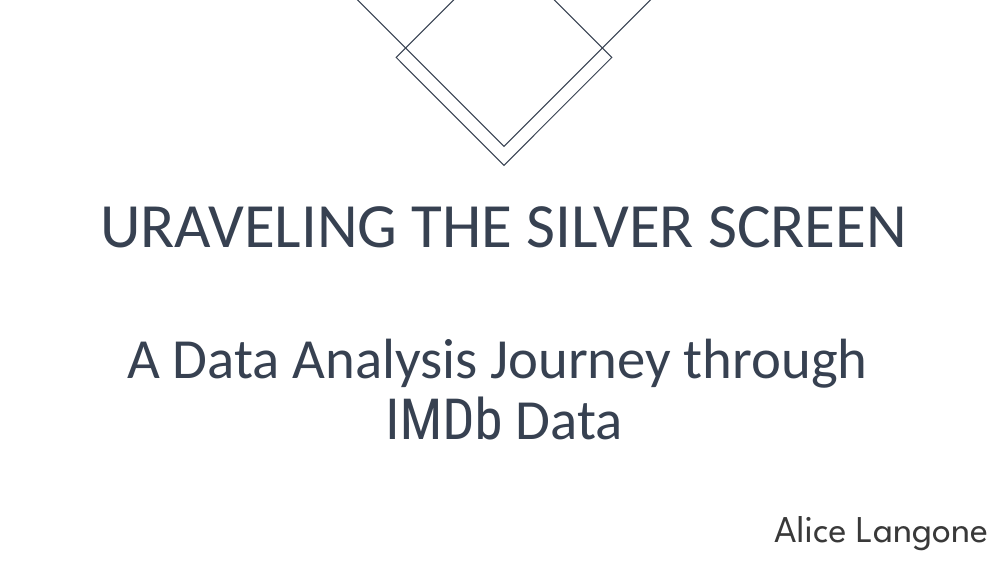
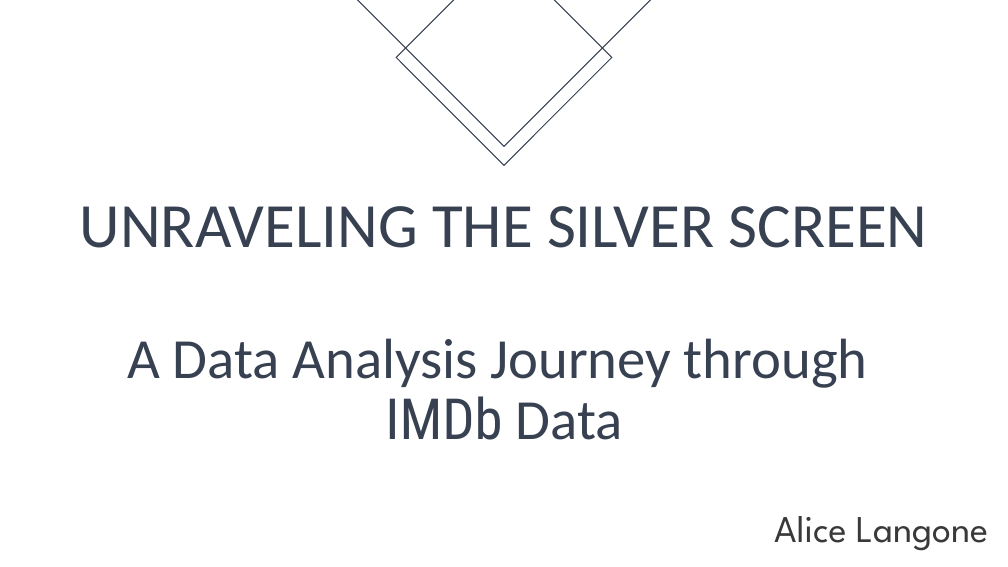
Before and after one commit to muldberry/IMDb_Data_Analysis_Project, a slide deck: slide 1 of IMDB_presentation.pptx. Drawn at 1008x567 pixels with LibreOffice and Linux fonts; fonts in the diff are those of the drawing. Boxes give left, top, right and bottom in pixels: in the first picture for what was removed or moved away, otherwise in the second. Text is boxed around its words. In the diff, an @@ line names an element or a change of style, - is before the commit and + after.

```diff
--- a/IMDB_presentation.pptx
+++ b/IMDB_presentation.pptx
@@ title at [80,206,928,440]: text changed @@
-URAVELING THE SILVER SCREEN
-A Data Analysis Journey through
-IMDb Data
+UNRAVELING THE SILVER SCREEN
+A Data Analysis Journey through
+IMDb Data
```
